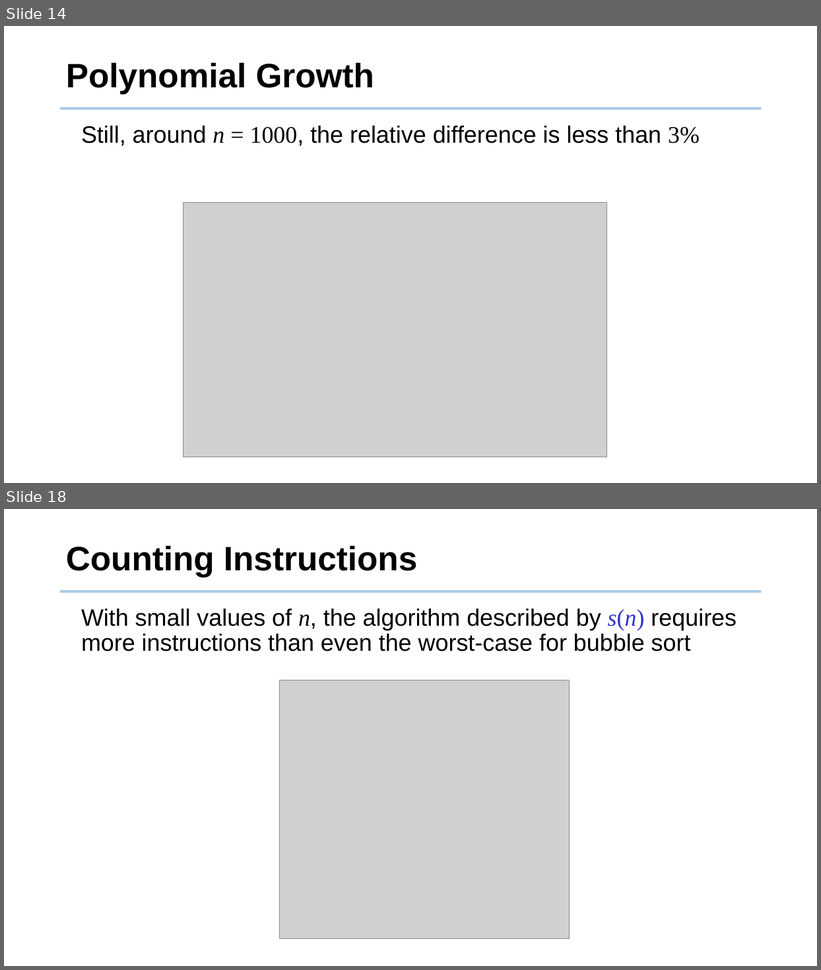
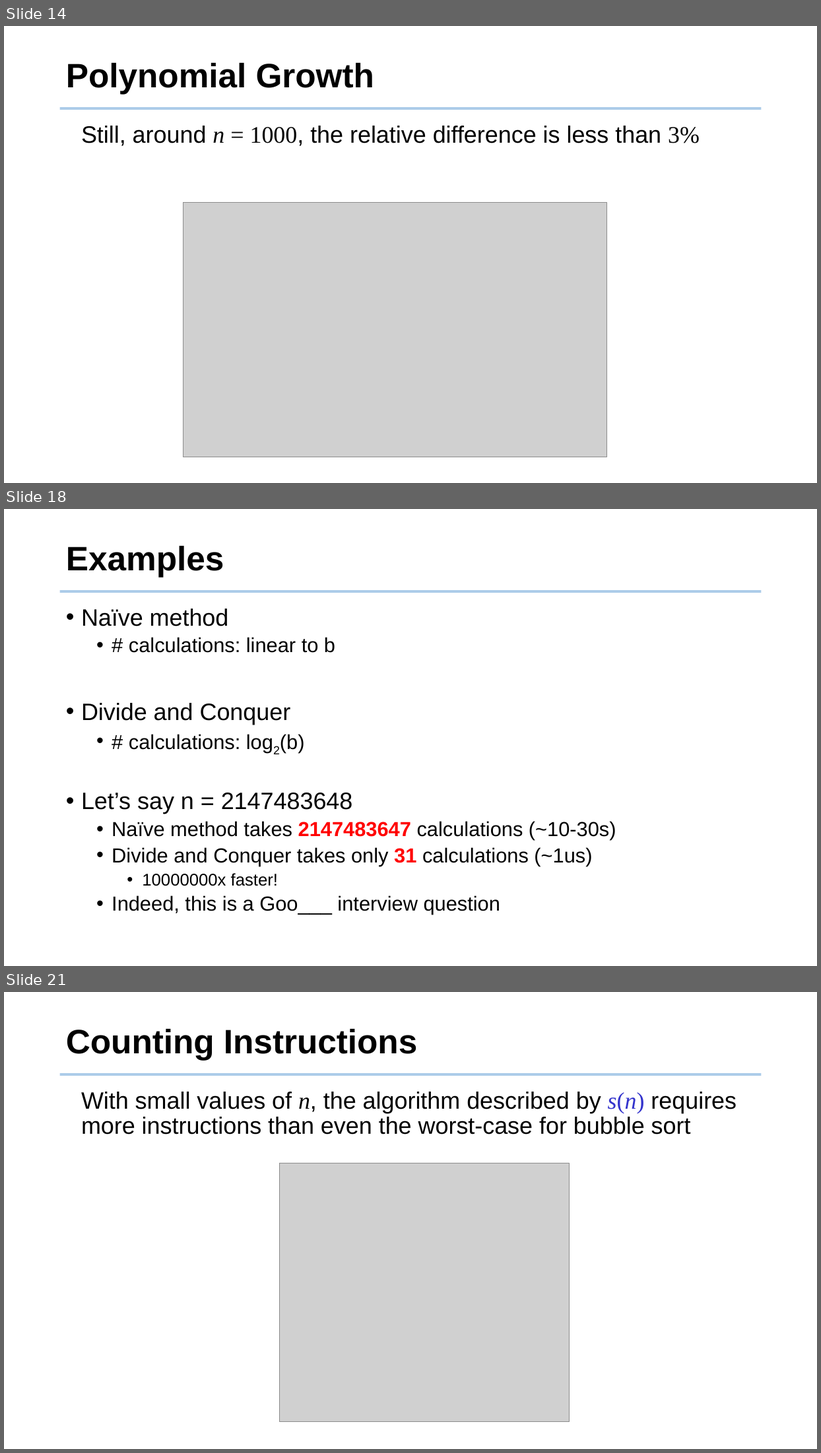
Before and after one commit to tsung-wei-huang/cs2420, a slide deck: slides/asymptotic_analysis.pptx. Shown one above the other, each under a label of ours: slides 14 and 18 before the commit, slides 14, 18 and 21 after it; the slides between them are not shown. The pictures are 821x970 and 821x1453 pixels, drawn with LibreOffice and Linux fonts; fonts in the diff are those of the drawing; grey boxes stand for pictures; background and template pictures are left out. Boxes give left, top, right and bottom in pixels: in the first picture for what was removed or moved away, otherwise in the second. Text is boxed around its words. In the diff, an @@ line names an element or a change of style, - is before the commit and + after.

```diff
--- a/slides/asymptotic_analysis.pptx
+++ b/slides/asymptotic_analysis.pptx
@@ slide 18 added at (x1=4, y1=509, x2=817, y2=966), background #FFFFFF; not listed: 1 template element that a slide beside it also shows @@
@@ title added at (x1=66, y1=545, x2=224, y2=577), 40 pt, text #000000, bold @@
+Examples
@@ text added at (x1=81, y1=609, x2=616, y2=915), 24 pt, text #000000 @@
+• Naïve method
+  • # calculations: linear to b
+• Divide and Conquer
+  • # calculations: log2(b)
+• Let’s say n = 2147483648
+  • Naïve method takes 2147483647 calculations (~10-30s)
+  • Divide and Conquer takes only 31 calculations (~1us)
+    • 10000000x faster!
+  • Indeed, this is a Goo___ interview question
@@ what was slide 18 is now slide 21 @@
```
Also in this commit, not shown: 9 slides changed, 3 other slides added, 2 other files.
